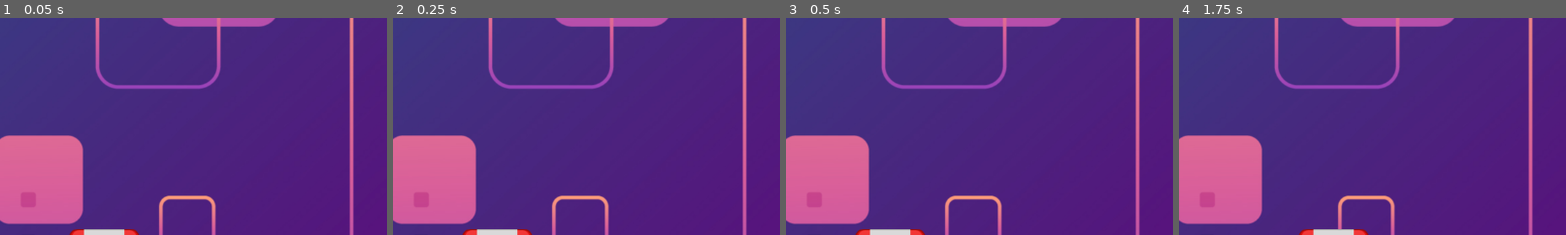
Above: before the commit, frames 1-4 (left to right).
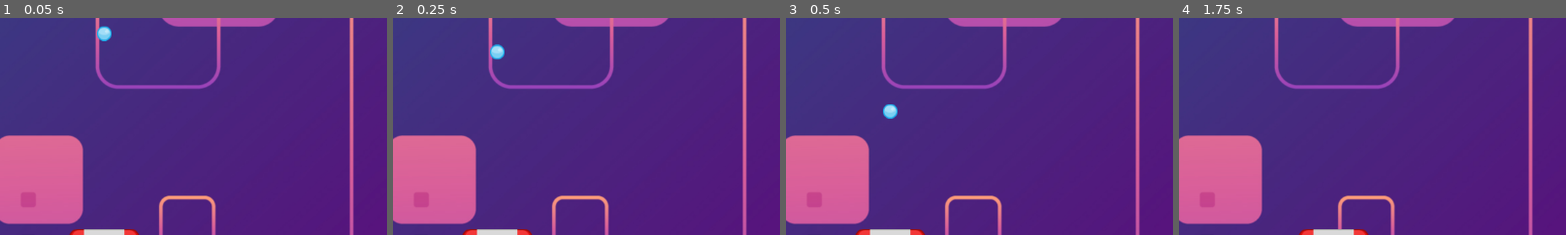
Above: after the commit, the same moments.

Repository: akj-07/BrickBreaker
Game: Godot game, scene res://Game/game.tscn
Two runs of this game, one before a commit and one after it. Both use one fixed random seed, a clock stepped at 60 frames per second and the inputs below.
Inputs:
- Up to frame 1 (0.05 s): no input
- Up to frame 2 (0.25 s): no input
- Up to frame 3 (0.5 s): no input
- Up to frame 4 (1.75 s): tap Enter at 0.5 s; hold Right (move_right) 0.53-1.28 s; hold Left (move_left) from 1.28 s (still down)
The pictures show only the part of the screen within x 37-86%, y 47-96%; the shares and areas given below are measured in that part.

The runs differ from the first frame. In frame 1, 0.2% of the frame differs, in the area x 25-29%, y 3-11%; in frame 2, 0.2%, in the area x 25-29%, y 12-20%; in frame 3, 0.2%; in frame 4, nothing differs.

Commit message:
feat: Added ball to the game scene

Diff:
--- a/Game/game.gd
+++ b/Game/game.gd
@@ -1,17 +1,23 @@
 extends Node
 
 @onready var paddle_scene = preload("res://Paddle/paddle.tscn")
+@onready var ball_scene = preload("res://Ball/ball.tscn")
 var velocity = 0
 var paddle = 0
+var ball = 0
 
 func _ready() -> void:
 	var screen_size = get_viewport().get_visible_rect().size
 	paddle = paddle_scene.instantiate()
+	ball = ball_scene.instantiate()
 	print(screen_size)
 	add_child(paddle)
+	add_child(ball)
 
 	paddle.position.x = screen_size.x/2
 	paddle.position.y = screen_size.y - 20
+
+	ball.position = screen_size/2
 
 func _physics_process(delta: float) -> void:
 	var speed = 500
--- a/Game/game.tscn
+++ b/Game/game.tscn
@@ -1,11 +1,11 @@
 [gd_scene load_steps=3 format=3 uid="uid://cn3il815olg61"]
 
-[ext_resource type="Texture2D" uid="uid://cn7rggrexymn7" path="res://Game/background-pixel-rain-abstract/3135763.jpg" id="1_5nc5v"]
-[ext_resource type="Script" uid="uid://dpse0ibuvvpb3" path="res://Game/game.gd" id="1_jdlmo"]
+[ext_resource type="Script" uid="uid://dpse0ibuvvpb3" path="res://Game/game.gd" id="1_1r4le"]
+[ext_resource type="Texture2D" uid="uid://cn7rggrexymn7" path="res://Game/background-pixel-rain-abstract/3135763.jpg" id="2_7raqb"]
 
-[node name="Background" type="Node"]
-script = ExtResource("1_jdlmo")
+[node name="Game" type="Node"]
+script = ExtResource("1_1r4le")
 
 [node name="Sprite2D" type="Sprite2D" parent="."]
 position = Vector2(1143, 683)
-texture = ExtResource("1_5nc5v")
+texture = ExtResource("2_7raqb")
